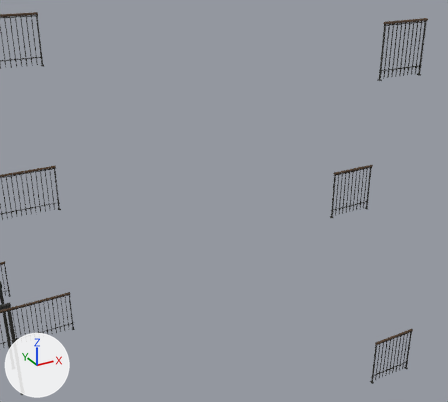
The Blender file art/blender/light_court_structure.blend as it was, and as the next commit left it.
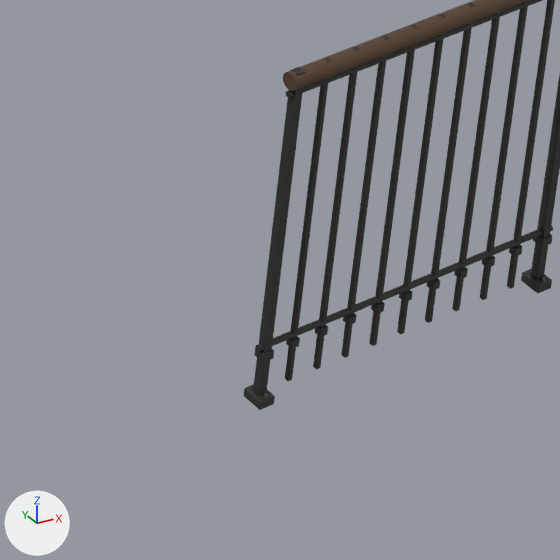
Old and new are each drawn from a camera (50 mm lens) standing at (1.61, -14.54, 8.95) and looking at (7.51, -3.81, 3.59) and again close up on the part from 76% to 91% of the width and 83% to 100% of the height. Arrows for +X, +Y and +Z are at lower left; the lights stay in place. The last two pictures show the newer version.

The scene before the commit, as lines of its bpy script (objects in view):
```python
me_forgedupright_064 = bpy.data.meshes.new('ForgedUpright.064')
me_forgedupright_064.from_pydata(...)  # 1392 vertices, 2680 faces; spans x 0.0..1.025, y -0.032..0.032, z 0.0..1.05
me_forgedupright_064.materials.append(mat_cast_iron)  # dark grey #484845
me_timbergrip_004 = bpy.data.meshes.new('TimberGrip.004')
me_timbergrip_004.from_pydata(...)  # a 16-sided cylinder along x spanning x 0.0..1.025, y -0.025..0.025, z 1.0..1.05
me_timbergrip_004.materials.append(mat_wood_dark)  # brown #57402c
ob_f01_lightcourtguard_serviceside_cast_iron = bpy.data.objects.new('F01_LightCourtGuard_ServiceSide_cast_iron', me_forgedupright_064)
ob_f01_lightcourtguard_serviceside_cast_iron.location = (9.525, -6.705, 0.0)
ob_f01_lightcourtguard_serviceside_wood_dark = bpy.data.objects.new('F01_LightCourtGuard_ServiceSide_wood_dark', me_timbergrip_004)
ob_f01_lightcourtguard_serviceside_wood_dark.location = (9.525, -6.705, 0.0)
```
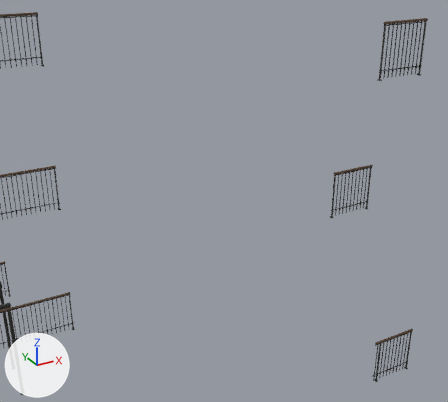
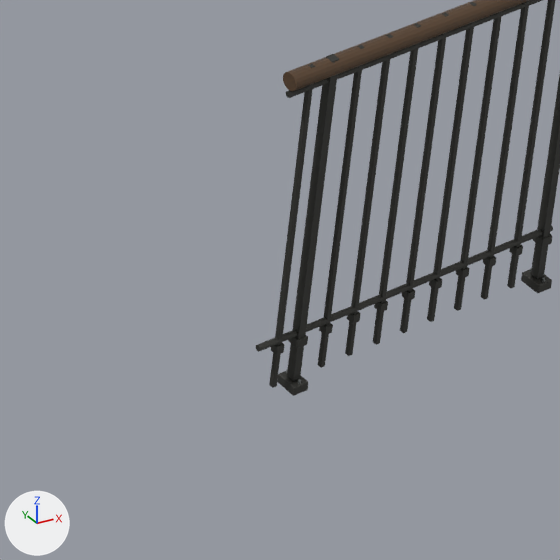
Patch to the scene script:
```diff
--- a/art/blender/light_court_structure.blend.py
+++ b/art/blender/light_court_structure.blend.py
@@ me_forgedupright_064 @@
 me_forgedupright_064.from_pydata(...)  # 1392 vertices, 2680 faces; spans x 0.0..1.025, y -0.032..0.032, z 0.0..1.05
 # used by ob_f01_lightcourtguard_serviceside_cast_iron; location = (9.525, -6.705, 0.0)
+# me_forgedupright_064 part 1: the loose piece of 56 vertices spanning x 0.013..0.038, y -0.013..0.013, z 0.03..1.05 is scaled about its middle by (0.539, 0.539, 1), then moved by (0.045, 0.0, 0.0)
+# me_forgedupright_064 part 2: the loose piece of 56 vertices spanning x 0.0..0.05, y -0.032..0.032, z 0.0..0.028 is scaled about its middle by (0.49, 0.371, 1.01), then moved by (0.045, 0.0, 0.141)
+# me_forgedupright_064 part 3: the loose piece of 56 vertices spanning x 0.111..0.134, y -0.012..0.012, z 0.142..0.168 is scaled about its middle by (1.48, 1.48, 1), then moved by (0.018, 0.0, 0.0)
+# me_forgedupright_064 part 4: the loose piece of 56 vertices spanning x 0.213..0.227, y -0.007..0.007, z 0.03..1.05 is moved by (0.016, 0.0, 0.0)
+# me_forgedupright_064 part 5: the loose piece of 56 vertices spanning x 0.208..0.232, y -0.012..0.012, z 0.142..0.168 is moved by (0.016, 0.0, 0.0)
+# me_forgedupright_064 part 6: the loose piece of 56 vertices spanning x 0.31..0.324, y -0.007..0.007, z 0.03..1.05 is moved by (0.014, 0.0, 0.0)
+# me_forgedupright_064 part 7: the loose piece of 56 vertices spanning x 0.306..0.329, y -0.012..0.012, z 0.142..0.168 is moved by (0.014, 0.0, 0.0)
+# me_forgedupright_064 part 8: the loose piece of 56 vertices spanning x 0.408..0.422, y -0.007..0.007, z 0.03..1.05 is moved by (0.012, 0.0, 0.0)
+# me_forgedupright_064 part 9: the loose piece of 56 vertices spanning x 0.403..0.427, y -0.012..0.012, z 0.142..0.168 is moved by (0.012, 0.0, 0.0)
+# me_forgedupright_064 part 10: the loose piece of 56 vertices spanning x 0.506..0.52, y -0.007..0.007, z 0.03..1.05 is moved by (0.01, 0.0, 0.0)
+# me_forgedupright_064 part 11: the loose piece of 56 vertices spanning x 0.501..0.525, y -0.012..0.012, z 0.142..0.168 is moved by (0.01, 0.0, 0.0)
+# me_forgedupright_064 part 12: 112 of 1392 vertices moved; they spanned x 0.007..0.13, y -0.018..0.018, z 0.03..1.05 and now span x 0.115..0.165, y -0.032..0.032, z 0.0..1.05; mean shift (0.066, 0.0, -0.071); largest move (0.129, 0.007, 1.049) -> (0.164, 0.032, 0.025)
 me_forgedupright_064.materials.append(mat_cast_iron)
```

Location of each change, (x1, y1, x2, y2) in pixels of the close-ups (560 x 560 px; the box of a moved part takes in the faces that stretch with it):
'F01_LightCourtGuard_ServiceSide_cast_iron', reshaped
    before: (244, 0, 560, 410)
    after: (256, 0, 560, 396)
part 1 of me_forgedupright_064, moved or reshaped
    before: (253, 67, 305, 395)
    after: (269, 64, 315, 388)
part 2 of me_forgedupright_064, moved or reshaped
    before: (244, 385, 275, 410)
    after: (271, 343, 284, 355)
part 3 of me_forgedupright_064, moved or reshaped
    before: (286, 336, 300, 349)
    after: (288, 335, 308, 349)
part 4 of me_forgedupright_064, moved or reshaped
    before: (313, 46, 360, 370)
    after: (318, 45, 365, 368)
part 5 of me_forgedupright_064, moved or reshaped
    before: (315, 325, 328, 337)
    after: (319, 323, 333, 335)
part 6 of me_forgedupright_064, moved or reshaped
    before: (341, 35, 389, 358)
    after: (345, 34, 393, 356)
part 7 of me_forgedupright_064, moved or reshaped
    before: (343, 313, 357, 325)
    after: (347, 312, 361, 324)
part 8 of me_forgedupright_064, moved or reshaped
    before: (369, 24, 418, 346)
    after: (373, 23, 421, 345)
part 9 of me_forgedupright_064, moved or reshaped
    before: (371, 302, 385, 314)
    after: (374, 300, 388, 312)
part 10 of me_forgedupright_064, moved or reshaped
    before: (397, 14, 446, 334)
    after: (400, 12, 449, 333)
part 11 of me_forgedupright_064, moved or reshaped
    before: (399, 290, 413, 302)
    after: (402, 289, 415, 301)
part 12 of me_forgedupright_064, moved or reshaped
    before: (254, 58, 331, 381)
    after: (277, 54, 339, 396)
